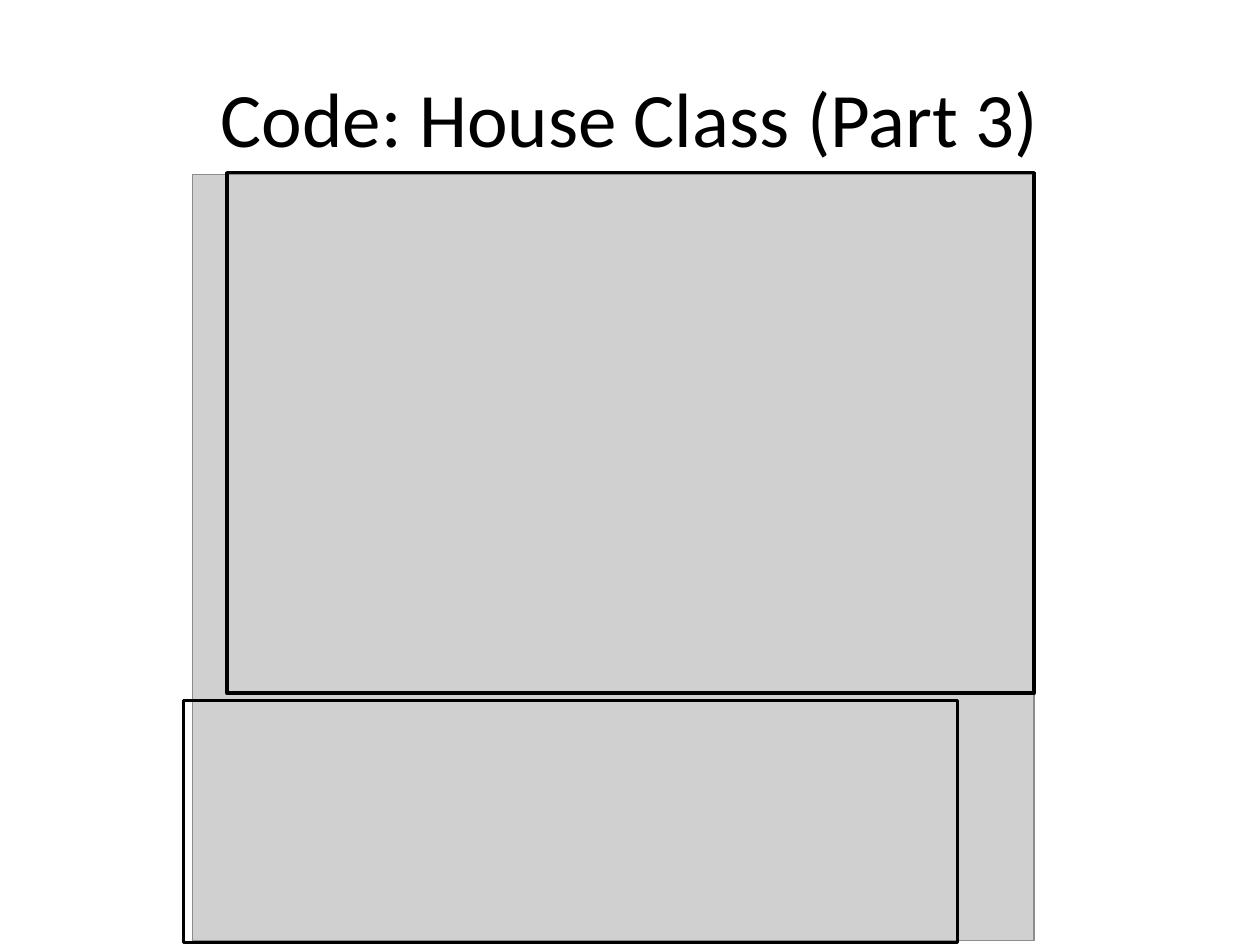
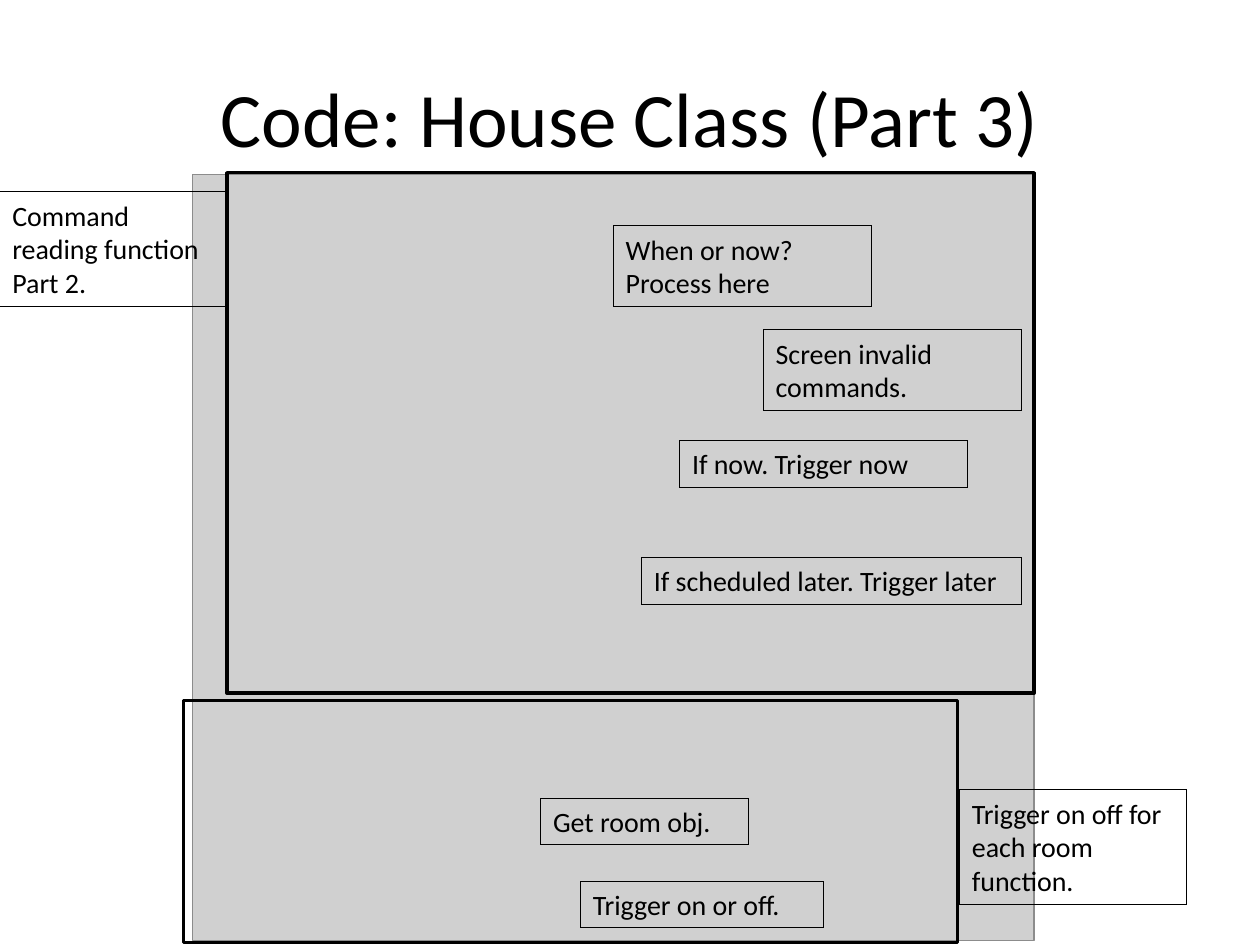
Before and after one commit to jzrlza/SmartHomePrototype, a slide deck: slide 17 of project_presentation.pptx. Drawn at 1260x945 pixels with LibreOffice and Linux fonts; fonts in the diff are those of the drawing; grey boxes stand for pictures. Boxes give left, top, right and bottom in pixels: in the first picture for what was removed or moved away, otherwise in the second. Text is boxed around its words. In the diff, an @@ line names an element or a change of style, - is before the commit and + after.

```diff
--- a/project_presentation.pptx
+++ b/project_presentation.pptx
@@ rectangle added at bbox=[0, 192, 227, 306], outline #000000 0.75 pt, 16 pt, text #000000 @@
+Command reading function Part 2.
@@ rectangle added at bbox=[614, 226, 872, 306], outline #000000 0.75 pt, 16 pt, text #000000 @@
+When or now?
+Process here
@@ rectangle added at bbox=[764, 330, 1022, 411], outline #000000 0.75 pt, 16 pt, text #000000 @@
+Screen invalid commands.
@@ rectangle added at bbox=[679, 441, 966, 488], outline #000000 0.75 pt, 16 pt, text #000000 @@
+If now. Trigger now
@@ rectangle added at bbox=[641, 558, 1021, 605], outline #000000 0.75 pt, 16 pt, text #000000 @@
+If scheduled later. Trigger later
@@ rectangle added at bbox=[541, 799, 748, 845], outline #000000 0.75 pt, 16 pt, text #000000 @@
+Get room obj.
@@ rectangle added at bbox=[960, 790, 1187, 905], outline #000000 0.75 pt, 16 pt, text #000000 @@
+Trigger on off for each room function.
@@ rectangle added at bbox=[581, 881, 824, 927], outline #000000 0.75 pt, 16 pt, text #000000 @@
+Trigger on or off.
```
Also in this commit, not shown: 8 other slides changed.
